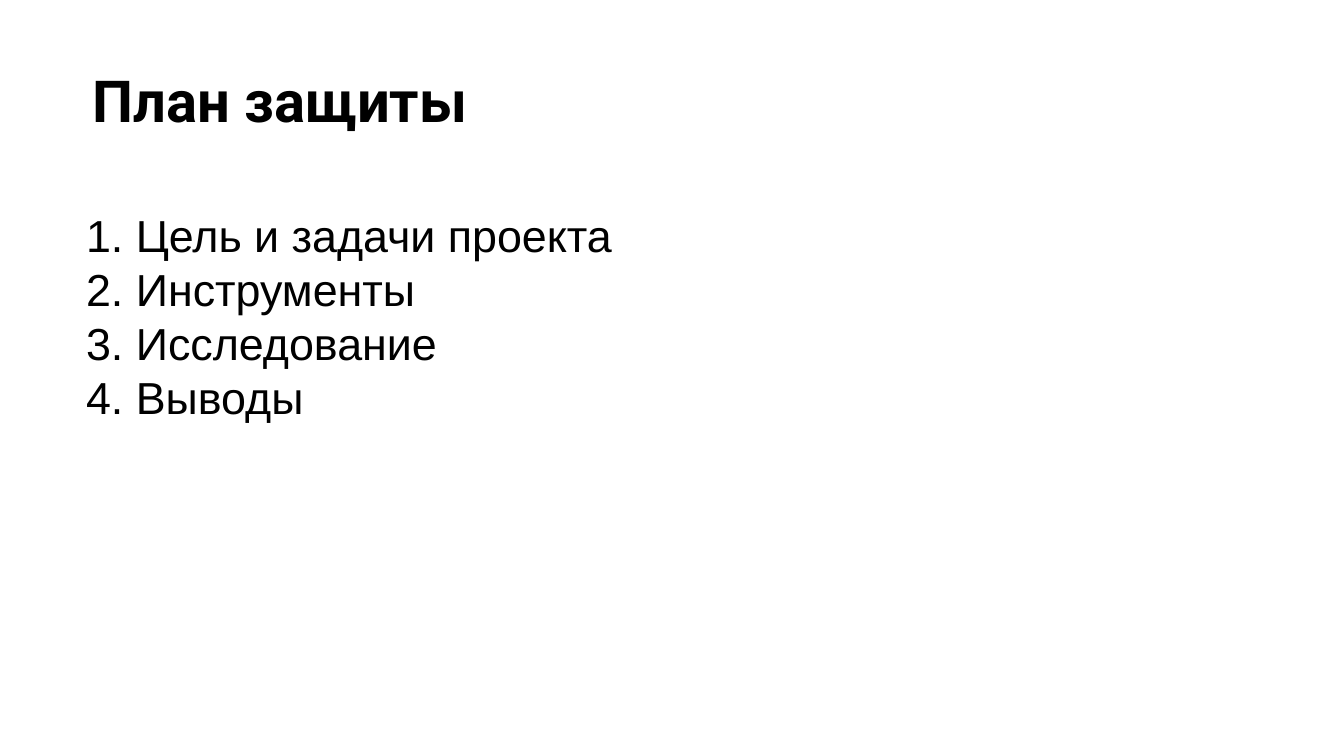
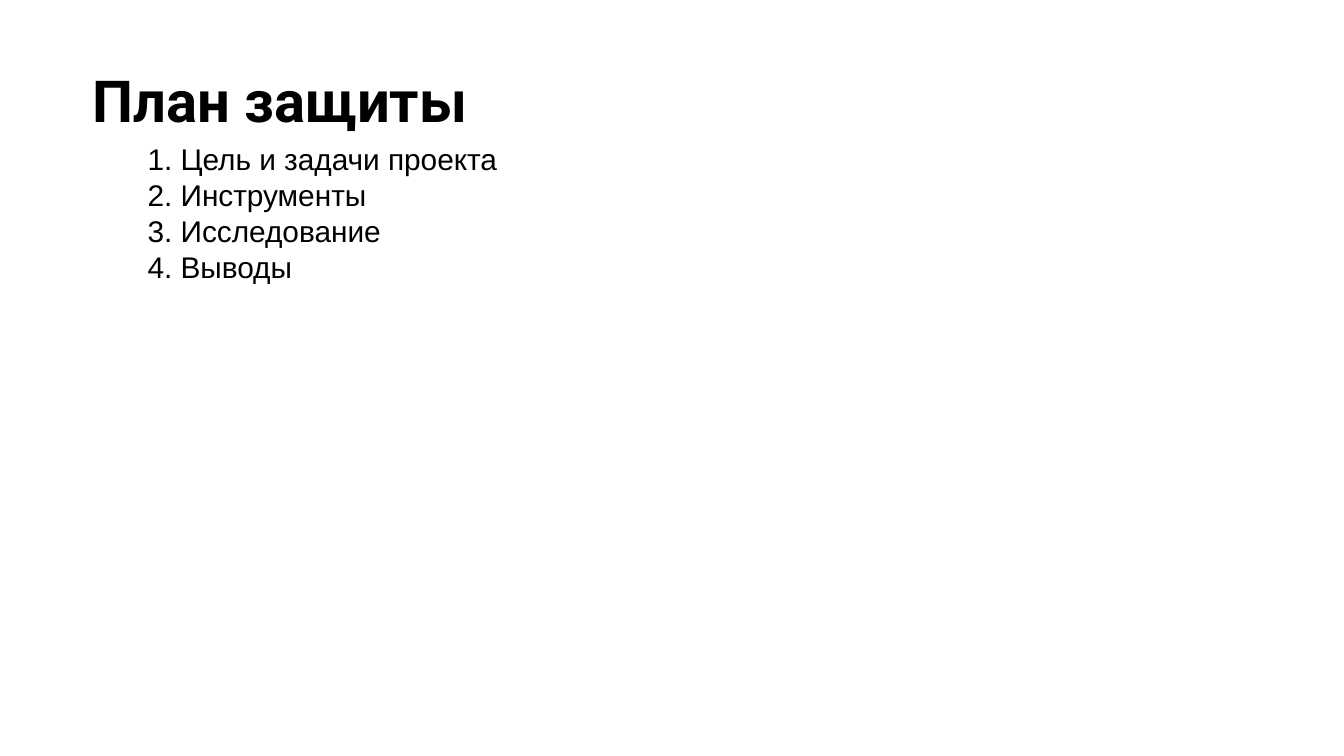
Before and after one commit to m0zart89/otus-ml-pro-2024-05, a slide deck: slide 3 of presentation.pptx. Drawn at 1344x756 pixels with LibreOffice and Linux fonts; fonts in the diff are those of the drawing; background and template pictures are left out. Boxes give left, top, right and bottom in pixels: in the first picture for what was removed or moved away, otherwise in the second. Text is boxed around its words. In the diff, an @@ line names an element or a change of style, - is before the commit and + after.

```diff
--- a/presentation.pptx
+++ b/presentation.pptx
@@ text "1. Цель и задачи проекта": place and size @@
-text "1. Цель и задачи проекта" at box(86, 221, 612, 423)
+text "1. Цель и задачи проекта" at box(148, 149, 497, 283)
@@ text "1. Цель и задачи проекта" at box(148, 149, 497, 283): size 24 to 16 pt @@
```
Also in this commit, not shown: 24 other slides changed, 1 slide added.
